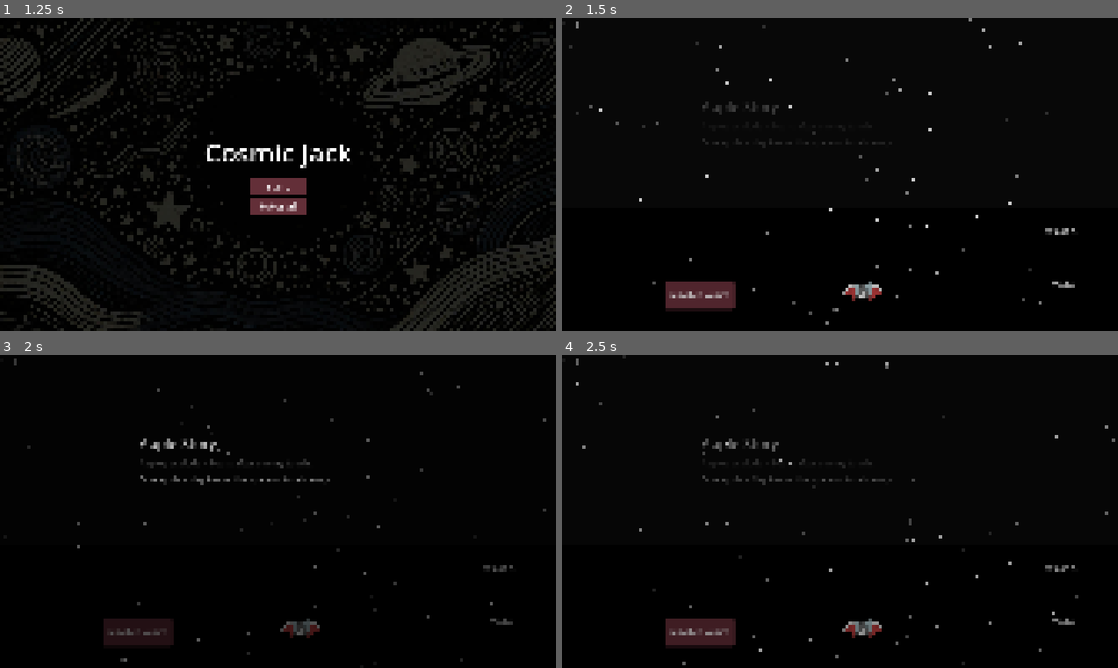
Above: before the commit, frames 1-4 (two rows, left to right).
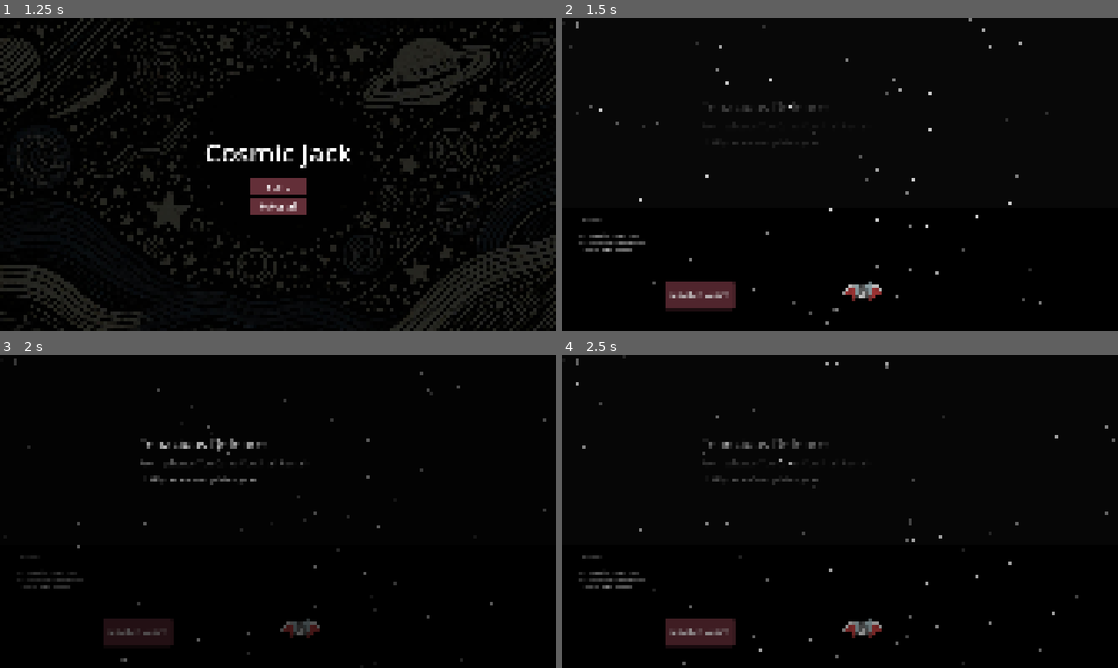
Above: after the commit, the same moments.

Repository: moby-it/cosmic-jack
Game: Godot game, scene res://main.tscn
Two runs of this game, one before a commit and one after it. Both use one fixed random seed, a clock stepped at 60 frames per second and the inputs below.
Inputs (mouse positions are in pixels of both pictures, inside the frame that each line leads up to):
- Up to frame 1 (1.25 s): tap Enter at 0.5 s; move the mouse to (400, 158) at 0.52 s; hold Up (ui_up) from 0.53 s (still down); tap O at 0.6 s; click (400, 158) at 0.67 s
- Up to frame 2 (1.5 s): release Up (ui_up) at 1.25 s; click "start" at 1.25 s
- Up to frame 3 (2 s): no input
- Up to frame 4 (2.5 s): click "resolve wave" at 2 s

Frame 1 is identical in both runs. In frame 2, 0.8% of the frame differs, in the area x 3-93%, y 26-87%; in frame 3, 1.3%; in frame 4, 1.1%.

Commit message:
active fruit ui

Diff:
--- /dev/null
+++ b/fruits/grayscale.gdshader
@@ -0,0 +1,8 @@
+shader_type canvas_item;
+
+// --- Uniforms --- //
+uniform bool weighted = true;	// Determines whether to use normal or weighted averages
+
+void fragment() {
+	COLOR.rgb = mix(vec3((COLOR.r + COLOR.g + COLOR.b) / 3.0),  vec3(0.299 * COLOR.r + 0.587 * COLOR.g + 0.114 * COLOR.b), float(weighted));
+}
--- a/hud/background/stars.gdshader
+++ b/hud/background/stars.gdshader
@@ -1,6 +1,6 @@
 shader_type canvas_item;
 
-uniform vec2 resolution = vec2(1920.0, 1080.0);
+uniform vec2 resolution = vec2(3840, 2160);
 uniform sampler2D noise_texture: filter_nearest, repeat_enable;
 uniform float speed_x: hint_range(-100.0, 100.0, 0.1) = 0.0;
 uniform float speed_y: hint_range(-100.0, 100.0, 0.1) = -20.0;
--- a/levels/1/1.tscn
+++ b/levels/1/1.tscn
@@ -12,9 +12,12 @@
 [ext_resource type="Resource" uid="uid://dd8vrweiuc8v0" path="res://levels/1/relay.tres" id="9_6fnao"]
 [ext_resource type="Resource" uid="uid://cp8hmackl1wf0" path="res://levels/1/interruptions.tres" id="10_4snpu"]
 
+[sub_resource type="ShaderMaterial" id="ShaderMaterial_jy478"]
+
 [node name="1" type="Node2D"]
 
 [node name="Level" parent="." instance=ExtResource("1_4wsep")]
-waves = Array[ExtResource("2_c33gm")]([ExtResource("3_cqc8b"), ExtResource("4_eq06m"), ExtResource("5_p22at"), ExtResource("6_cjsrn"), ExtResource("9_6fnao"), ExtResource("8_vhvej"), ExtResource("10_4snpu"), ExtResource("6_7inwc"), ExtResource("3_cpa4f")])
+material = SubResource("ShaderMaterial_jy478")
+waves = Array[ExtResource("2_c33gm")]([ExtResource("3_cpa4f"), ExtResource("3_cqc8b"), ExtResource("4_eq06m"), ExtResource("5_p22at"), ExtResource("6_cjsrn"), ExtResource("9_6fnao"), ExtResource("8_vhvej"), ExtResource("10_4snpu"), ExtResource("6_7inwc")])
 audio_track = "res://levels/1/track1.wav"
 bpm = 120
--- a/levels/1/tenacious_d.tres
+++ b/levels/1/tenacious_d.tres
@@ -34,8 +34,7 @@
 enabled = true
 title = "Tenacious Defence"
 subtitle = "From Whence You Came You Shall Remain"
-description = "Until you are complete again.
-NoOoOoOoOo"
+description = "Until you are complete again."
 convoys = Array[ExtResource("2_20imy")]([SubResource("Resource_sbo23"), SubResource("Resource_6lj13")])
 bpm = 120
 ammo = SubResource("Resource_3e5qf")
--- a/levels/level.gd
+++ b/levels/level.gd
@@ -4,6 +4,8 @@
 signal health_depleted
 signal level_completed
 signal wave_completed
+
+var control_tooltips = "ctrl + left_click = move fruit, ctrl + right click = remove fruit, r = restart wave preview"
 
 enum ROUND_STATUS {
 	PREVIEW,
@@ -63,7 +65,6 @@
 	level_completed.connect(on_level_completed)
 	wave_completed.connect(on_wave_completed)
 	health_depleted.connect(on_health_depleted)
-	active_fruit_name = Fruits.find_first_fruit_with_ammo(curr_wave())
 	WaveHistory.level_index = level_index
 	WaveHistory.add_wave(curr_wave_idx, health, curr_wave())
 	WaveHistory.level_change.connect(_on_level_change)
@@ -78,7 +79,6 @@
 		if is_instance_valid(menu):
 			menu.closed.emit()
 		else:
-			# add menu
 			menu = load("res://menu/in_game_menu.tscn").instantiate()
 			menu.name = "Menu"
 			self.add_child(menu)
@@ -94,6 +94,12 @@
 
 func on_fruit_list_selected(i: String) -> void:
 	active_fruit_name = i
+	for c: HBoxContainer in fruit_list.get_children():
+		if c.name != i:
+			c.get_node("texture").material = ShaderMaterial.new()
+			c.get_node("texture").material.shader = load("res://fruits/grayscale.gdshader")
+		else:
+			c.get_node("texture").material = null
 
 func add_active_fruit():
 	if not is_instance_valid(active_fruit) && not resolving():
@@ -103,6 +109,7 @@
 		self.add_child(active_fruit)
 
 func _on_resolve_button_down() -> void:
+	print("resolve btn down")
 	if not resolving():
 		round_status = ROUND_STATUS.RESOLVING
 		resolve_btn.disabled = true
@@ -162,6 +169,7 @@
 func create_fruit_list(wave: Wave):
 	clear_fruit_hud()
 	Fruits.create_fruit_list_hud($FruitList, wave)
+	on_fruit_list_selected(Fruits.find_first_fruit_with_ammo(wave))
 	Fruits.fruit_selected.connect(on_fruit_list_selected)
 
 func create_wave():
--- a/levels/level.tscn
+++ b/levels/level.tscn
@@ -12,13 +12,13 @@
 
 [node name="WavesContainer" type="Node2D" parent="."]
 
-[node name="FruitList" type="VBoxContainer" parent="." groups=["hud"]]
+[node name="FruitList" type="VBoxContainer" parent="."]
 z_index = 10
 offset_left = 2455.0
 offset_top = 1747.0
 offset_right = 2455.0
 offset_bottom = 1747.0
-theme_override_constants/separation = 10
+theme_override_constants/separation = 30
 
 [node name="Health" type="Node2D" parent="."]
 visible = false
@@ -41,7 +41,7 @@
 vertical_alignment = 1
 metadata/_edit_use_anchors_ = true
 
-[node name="Ship" parent="." groups=["hud"] instance=ExtResource("4_chuaq")]
+[node name="Ship" parent="." instance=ExtResource("4_chuaq")]
 position = Vector2(2077, 1885)
 
 [node name="Background" parent="." instance=ExtResource("5_sp8rb")]
@@ -51,6 +51,7 @@
 [node name="PlayArea" parent="." instance=ExtResource("4_pmx5f")]
 
 [node name="Version" type="Label" parent="."]
+visible = false
 anchors_preset = 3
 anchor_left = 1.0
 anchor_top = 1.0
@@ -65,6 +66,7 @@
 script = ExtResource("6_n7bey")
 
 [node name="FPS Counter" type="Label" parent="."]
+visible = false
 anchors_preset = 3
 anchor_left = 1.0
 anchor_top = 1.0
@@ -90,6 +92,7 @@
 offset_bottom = 2010.0
 grow_horizontal = 2
 grow_vertical = 2
+mouse_default_cursor_shape = 2
 text = "resolve wave"
 
 [node name="WaveNo" type="Label" parent="."]
@@ -97,6 +100,19 @@
 offset_bottom = 94.0
 text = "Wave 1-1"
 
+[node name="Controls" type="RichTextLabel" parent="."]
+offset_left = 109.0
+offset_top = 1363.0
+offset_right = 596.0
+offset_bottom = 1498.0
+bbcode_enabled = true
+text = "[font_size=40]Controls[/font_size]
+
+ctrl + left click = move fruit
+ctrl + right click = remove fruit
+r = restart wave preview"
+fit_content = true
+
 [node name="WaveAudio" type="AudioStreamPlayer" parent="."]
 
 [connection signal="gui_input" from="PlayArea" to="." method="_on_play_area_gui_input"]
--- a/singletons/fruits.gd
+++ b/singletons/fruits.gd
@@ -40,10 +40,13 @@
 			continue
 		var container = HBoxContainer.new()
 		container.add_theme_constant_override("separation", 20)
+		container.name = key
 
 		# render fruit texture
 		var fruit = TextureRect.new()
+		fruit.name = "texture"
 		fruit.texture = available_fruits_png[key]
+		fruit.mouse_default_cursor_shape = Control.CURSOR_POINTING_HAND
 		fruit.gui_input.connect(func(event): if Utils.is_mouse_left(event): fruit_selected.emit(key))
 		container.add_child(fruit)
 
--- a/singletons/wave_history.gd
+++ b/singletons/wave_history.gd
@@ -9,7 +9,7 @@
 	level_change.connect(pop_wave)
 
 func add_wave(index: int, hp: int, wave: Wave):
-	print("Adding wave: index: %s, hp: %s, wave %s" % [index, hp, wave])
+	print("Adding wave to history: index: %s, hp: %s" % [index, hp])
 	history.push_back({ "index": index, "hp": hp, "wave": wave})
 
 func pop_wave(idx: int, _hp: int):
Not shown, added: fruits/grayscale.gdshader.uid
Not shown: 1 places in levels/1/1.tscn that only renumber resources
